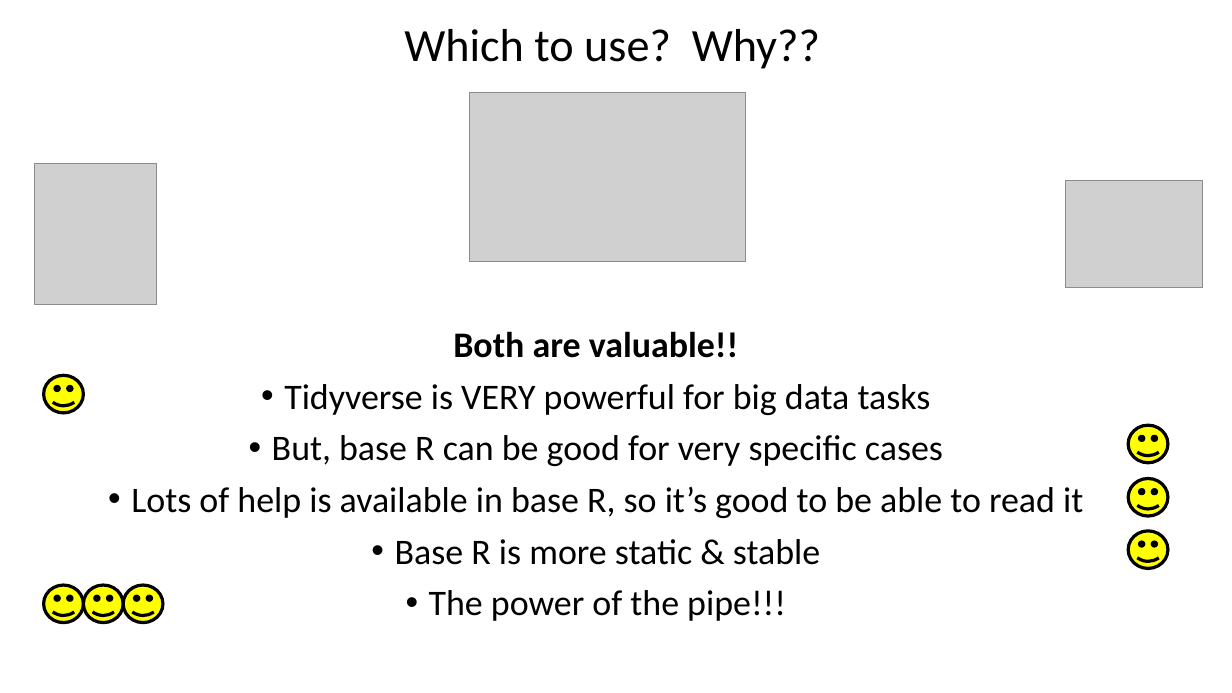
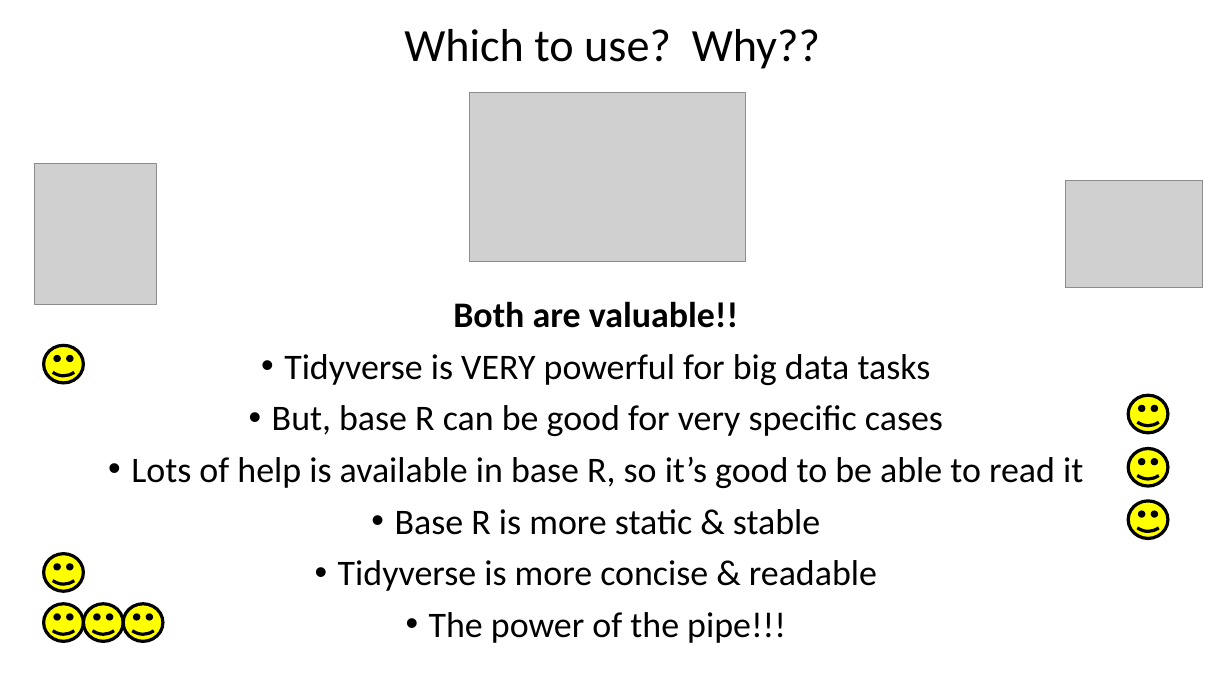
Before and after one commit to justinpriest/ADFG_R_Intro_Workshop, a slide deck: slide 43 of presentations/6 - Data Manipulation with tidyverse.pptx. Drawn at 1232x693 pixels with LibreOffice and Linux fonts; fonts in the diff are those of the drawing; grey boxes stand for pictures. Boxes give left, top, right and bottom in pixels: in the first picture for what was removed or moved away, otherwise in the second. Text is boxed around its words. In the diff, an @@ line names an element or a change of style, - is before the commit and + after.

```diff
--- a/presentations/6 - Data Manipulation with tidyverse.pptx
+++ b/presentations/6 - Data Manipulation with tidyverse.pptx
@@ text "Both are valuable!!": place and size @@
-text "Both are valuable!!" at bbox=[131, 331, 1083, 621]
+text "Both are valuable!!" at bbox=[131, 301, 1083, 643]
@@ 4 smiley faces: place and size @@
-4 smiley faces at bbox=[43, 375, 1168, 569]
+4 smiley faces at bbox=[43, 346, 1168, 539]
@@ smiley face added at bbox=[43, 554, 83, 592], fill #FFFF00, outline #000000 2.5 pt @@
@@ text at bbox=[338, 560, 877, 591]: paragraph added @@
+• Tidyverse is more concise & readable
@@ 3 smiley faces: place and size @@
-3 smiley faces at bbox=[43, 585, 163, 623]
+3 smiley faces at bbox=[43, 604, 163, 641]
```
Also in this commit, not shown: 1 slide removed, 3 other files.
